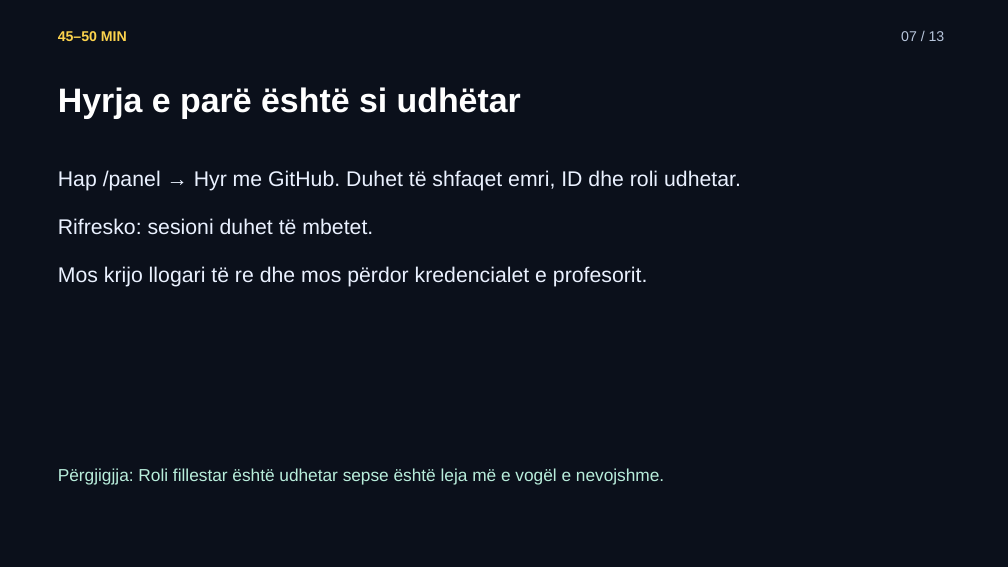
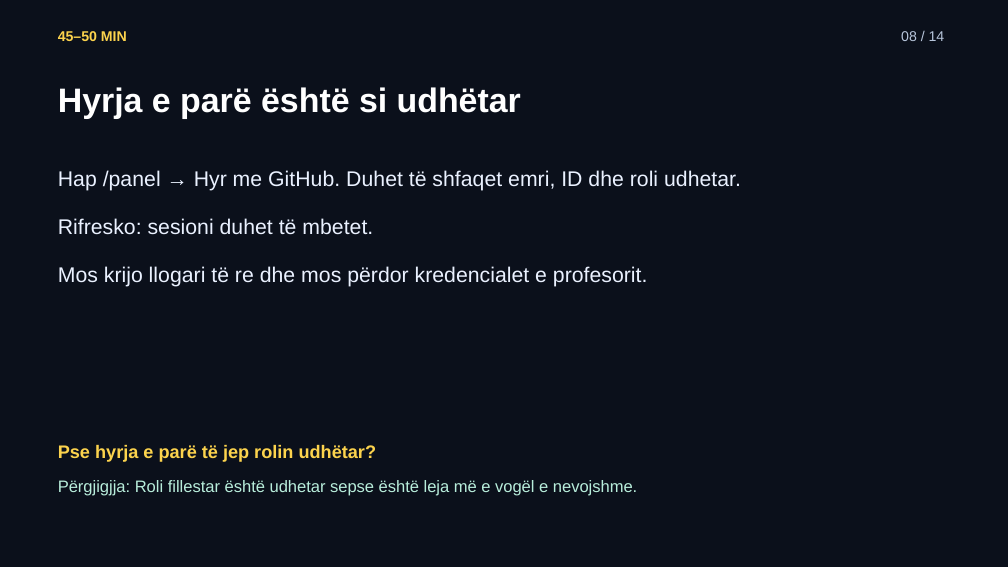
Before and after one commit to arbenl/arbenl.github.io, a slide deck: slide 8 of lendet/2026-2027/mobile/lectures/ushtrimet-05-hyrja-lejet-rideshare-2026.pptx (slide 7 before the commit). Drawn at 1008x567 pixels with LibreOffice and Linux fonts; fonts in the diff are those of the drawing. Boxes give left, top, right and bottom in pixels: in the first picture for what was removed or moved away, otherwise in the second. Text is boxed around its words. In the diff, an @@ line names an element or a change of style, - is before the commit and + after.

```diff
--- a/lendet/2026-2027/mobile/lectures/ushtrimet-05-hyrja-lejet-rideshare-2026.pptx
+++ b/lendet/2026-2027/mobile/lectures/ushtrimet-05-hyrja-lejet-rideshare-2026.pptx
@@ text at <box>901,31,945,41</box>: text changed @@
-07 / 13
+08 / 14
@@ text added at <box>58,445,377,462</box>, 17.2 pt, text #FCD34D, bold @@
+Pse hyrja e parë të jep rolin udhëtar?
@@ text "Përgjigjja: Roli fillestar është udhetar ...": place and size @@
-text "Përgjigjja: Roli fillestar është udhetar ..." at <box>58,468,664,485</box>
+text "Përgjigjja: Roli fillestar është udhetar ..." at <box>58,480,637,496</box>
@@ text "Përgjigjja: Roli fillestar është udhetar ..." at <box>58,480,637,496</box>: size 16.5 to 15.8 pt @@
```
Also in this commit, not shown: 12 other slides changed, 1 slide added, 18 other files.
